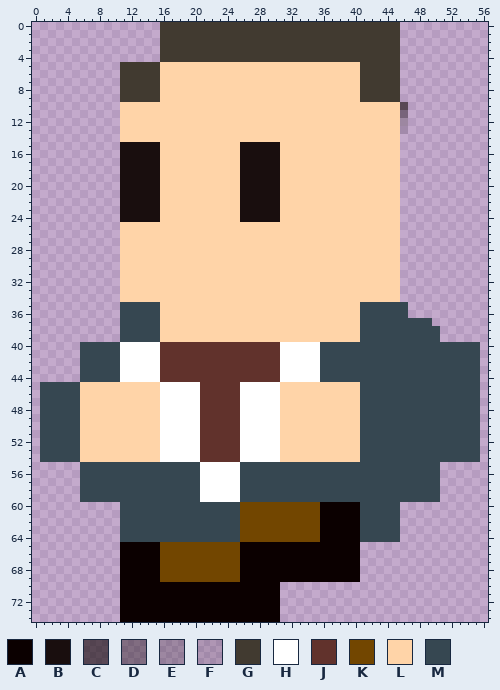
Sprite sheet -- Images/ronaldus_runleft_3.png. Above, as it was before the edit.
The file is 200x145 pixels. Pixels under 10% opacity are left out. Colours within 5 levels of each other are drawn and written as one. The old version is drawn lined up with the new one, on the new canvas.
Palette (. is transparent): A #0b0000  B #190e0e  C #190e0ea0  D #190e0e64  E #190e0e3a  F #190e0e20  G #413a30  H #ffffff  J #61322c  K #724600  L #ffd4a8  M #364751
New version:
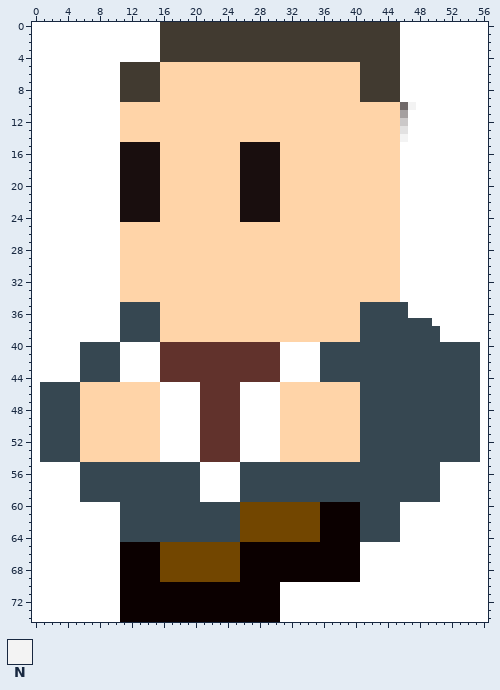
Colours new in this view: N #f3f3f3
The exact change:
canvas 200x145 -> 57x75, the old top-left corner now at -55,-50 (the part of the old canvas that was cut away was empty and is not shown)
colour C: #190e0ea0 -> #6f6868
colour D: #190e0e64 -> #a5a0a0
colour E: #190e0e3a -> #cbc8c8
colour F: #190e0e20 -> #e2e1e1
Changed rows in their new state; - is a pixel that keeps its letter.
first column x 0:
 0 HHHHHHHHHHHHHHHH------------------------------HHHHHHHHHHH
 1 HHHHHHHHHHHHHHHH------------------------------HHHHHHHHHHH
 2 HHHHHHHHHHHHHHHH------------------------------HHHHHHHHHHH
 3 HHHHHHHHHHHHHHHH------------------------------HHHHHHHHHHH
 4 HHHHHHHHHHHHHHHH------------------------------HHHHHHHHHHH
 5 HHHHHHHHHHH-----------------------------------HHHHHHHHHHH
 6 HHHHHHHHHHH-----------------------------------HHHHHHHHHHH
 7 HHHHHHHHHHH-----------------------------------HHHHHHHHHHH
 8 HHHHHHHHHHH-----------------------------------HHHHHHHHHHH
 9 HHHHHHHHHHH-----------------------------------HHHHHHHHHHH
10 HHHHHHHHHHH------------------------------------NHHHHHHHHH
11 HHHHHHHHHHH------------------------------------HHHHHHHHHH
12 HHHHHHHHHHH------------------------------------HHHHHHHHHH
13 HHHHHHHHHHH------------------------------------HHHHHHHHHH
14 HHHHHHHHHHH-----------------------------------NHHHHHHHHHH
15 HHHHHHHHHHH-----------------------------------HHHHHHHHHHH
16 HHHHHHHHHHH-----------------------------------HHHHHHHHHHH
17 HHHHHHHHHHH-----------------------------------HHHHHHHHHHH
18 HHHHHHHHHHH-----------------------------------HHHHHHHHHHH
19 HHHHHHHHHHH-----------------------------------HHHHHHHHHHH
20 HHHHHHHHHHH-----------------------------------HHHHHHHHHHH
21 HHHHHHHHHHH-----------------------------------HHHHHHHHHHH
22 HHHHHHHHHHH-----------------------------------HHHHHHHHHHH
23 HHHHHHHHHHH-----------------------------------HHHHHHHHHHH
24 HHHHHHHHHHH-----------------------------------HHHHHHHHHHH
25 HHHHHHHHHHH-----------------------------------HHHHHHHHHHH
26 HHHHHHHHHHH-----------------------------------HHHHHHHHHHH
27 HHHHHHHHHHH-----------------------------------HHHHHHHHHHH
28 HHHHHHHHHHH-----------------------------------HHHHHHHHHHH
29 HHHHHHHHHHH-----------------------------------HHHHHHHHHHH
30 HHHHHHHHHHH-----------------------------------HHHHHHHHHHH
31 HHHHHHHHHHH-----------------------------------HHHHHHHHHHH
32 HHHHHHHHHHH-----------------------------------HHHHHHHHHHH
33 HHHHHHHHHHH-----------------------------------HHHHHHHHHHH
34 HHHHHHHHHHH-----------------------------------HHHHHHHHHHH
35 HHHHHHHHHHH------------------------------------HHHHHHHHHH
36 HHHHHHHHHHH------------------------------------HHHHHHHHHH
37 HHHHHHHHHHH---------------------------------------HHHHHHH
38 HHHHHHHHHHH----------------------------------------HHHHHH
39 HHHHHHHHHHH----------------------------------------HHHHHH
40 HHHHHH--------------------------------------------------H
41 HHHHHH--------------------------------------------------H
42 HHHHHH--------------------------------------------------H
43 HHHHHH--------------------------------------------------H
44 HHHHHH--------------------------------------------------H
45 H-------------------------------------------------------H
46 H-------------------------------------------------------H
47 H-------------------------------------------------------H
48 H-------------------------------------------------------H
49 H-------------------------------------------------------H
50 H-------------------------------------------------------H
51 H-------------------------------------------------------H
52 H-------------------------------------------------------H
53 H-------------------------------------------------------H
54 H-------------------------------------------------------H
55 HHHHHH---------------------------------------------HHHHHH
56 HHHHHH---------------------------------------------HHHHHH
57 HHHHHH---------------------------------------------HHHHHH
58 HHHHHH---------------------------------------------HHHHHH
59 HHHHHH---------------------------------------------HHHHHH
60 HHHHHHHHHHH-----------------------------------HHHHHHHHHHH
61 HHHHHHHHHHH-----------------------------------HHHHHHHHHHH
62 HHHHHHHHHHH-----------------------------------HHHHHHHHHHH
63 HHHHHHHHHHH-----------------------------------HHHHHHHHHHH
64 HHHHHHHHHHH-----------------------------------HHHHHHHHHHH
65 HHHHHHHHHHH------------------------------HHHHHHHHHHHHHHHH
66 HHHHHHHHHHH------------------------------HHHHHHHHHHHHHHHH
67 HHHHHHHHHHH------------------------------HHHHHHHHHHHHHHHH
68 HHHHHHHHHHH------------------------------HHHHHHHHHHHHHHHH
69 HHHHHHHHHHH------------------------------HHHHHHHHHHHHHHHH
70 HHHHHHHHHHH--------------------HHHHHHHHHHHHHHHHHHHHHHHHHH
71 HHHHHHHHHHH--------------------HHHHHHHHHHHHHHHHHHHHHHHHHH
72 HHHHHHHHHHH--------------------HHHHHHHHHHHHHHHHHHHHHHHHHH
73 HHHHHHHHHHH--------------------HHHHHHHHHHHHHHHHHHHHHHHHHH
74 HHHHHHHHHHH--------------------HHHHHHHHHHHHHHHHHHHHHHHHHH
Where, in picture pixels (left, top, right, bottom), the same in both pictures:
added: (32, 22, 160, 622)
changed: (280, 22, 488, 622)
